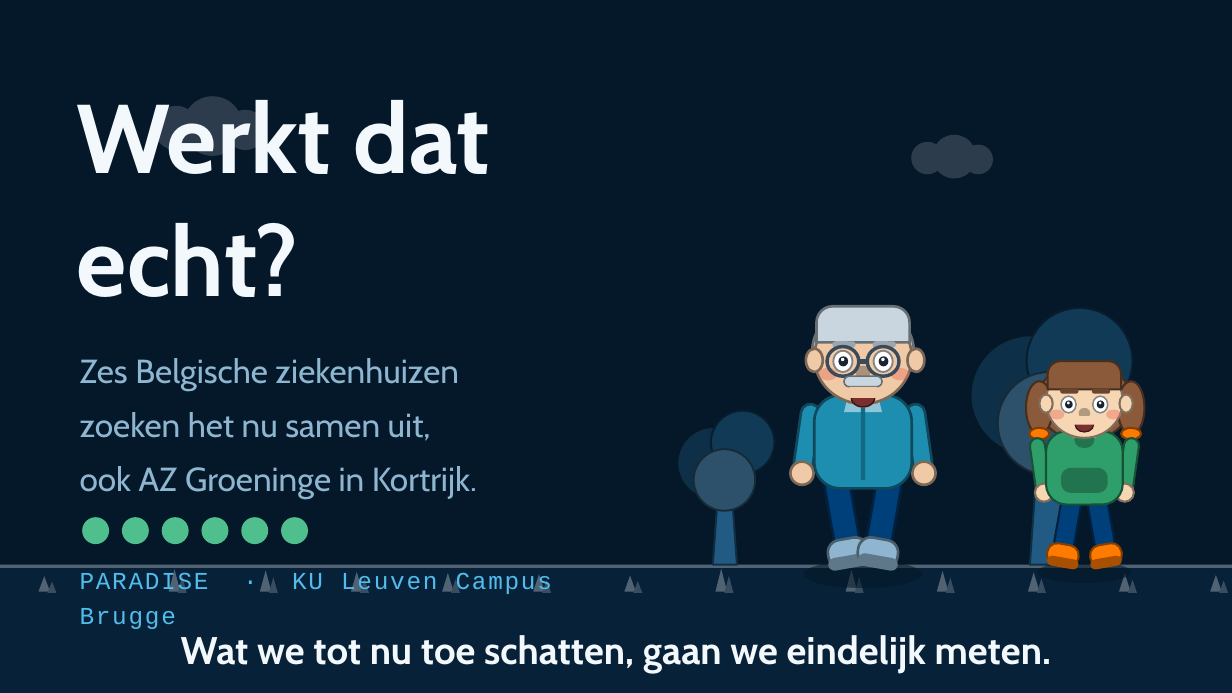
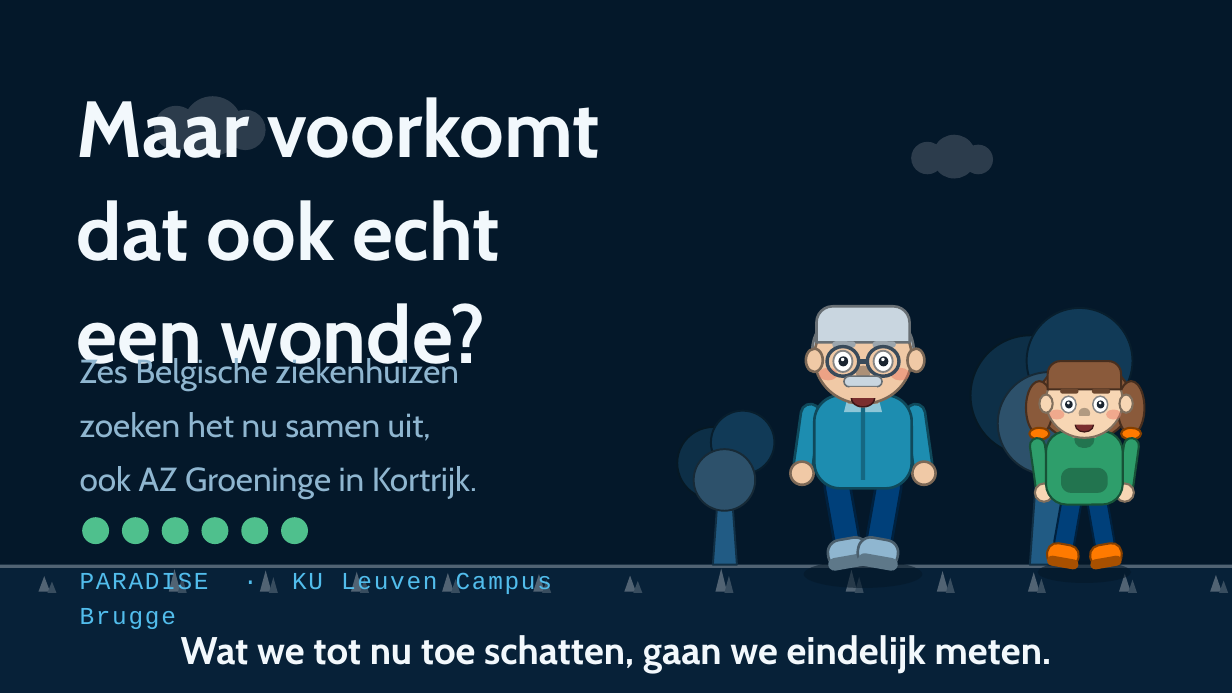
Before and after one commit to Dellfs/paradise-project, a slide deck: slide 21 of PARADISE_presentatie/PARADISE_animatie.pptx (slide 19 before the commit). Drawn at 1232x693 pixels with LibreOffice and Linux fonts; fonts in the diff are those of the drawing. Boxes give left, top, right and bottom in pixels: in the first picture for what was removed or moved away, otherwise in the second. Text is boxed around its words. In the diff, an @@ line names an element or a change of style, - is before the commit and + after.

```diff
--- a/PARADISE_presentatie/PARADISE_animatie.pptx
+++ b/PARADISE_presentatie/PARADISE_animatie.pptx
@@ text at bbox=[77, 97, 600, 381]: text changed; size 76 to 62 pt @@
-Werkt dat
-echt?
+Maar voorkomt
+dat ook echt
+een wonde?
```
Also in this commit, not shown: 8 other slides changed, 5 slides added, 3 slides removed, 2 other files.
